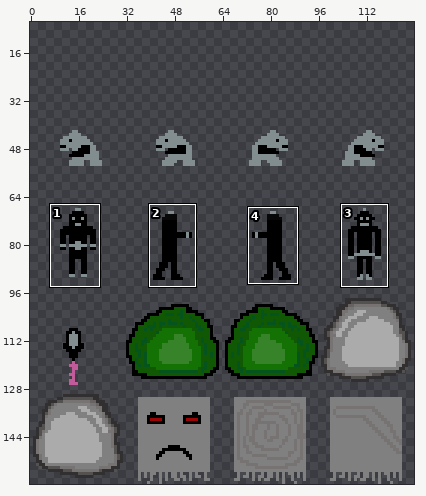
Edited in one commit: sprite sheet (iti2024/tzabala/sprites.png). The first picture is a wide view before the edit; the outline marks the close-up.
Close-up. The starting point:
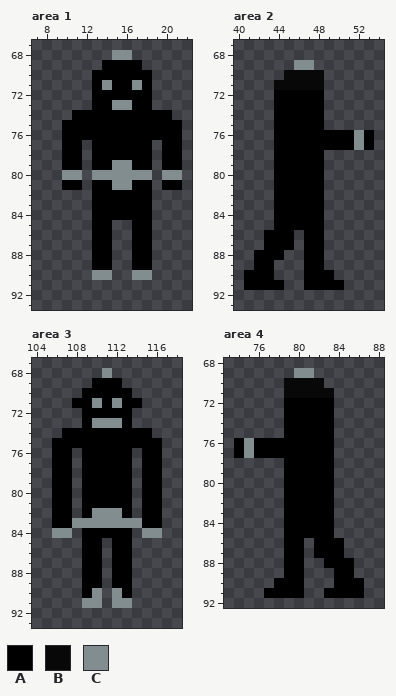
The file is 128x128 pixels. Shown: area 1: x 7..22, y 67..93; area 2: x 40..54, y 67..93; area 3: x 104..118, y 67..93; area 4: x 73..88, y 68..92. The old version is drawn lined up with the new one, on the new canvas. The wide view leaves out empty margins. The commit also changed other parts of the picture, which this record leaves out.
Palette (. is transparent): A #000000  B #080808  C #818d8e
Pixels before, area 1, first column x 10:
68 .....CC.....
69 ....AAAA....
70 ...AAAAAA...
71 ...ACAACA...
72 ...AAAAAA...
73 ...AACCAA...
74 .AAAAAAAAAA.
75 AAAAAAAAAAAA
76 AAAAAAAAAAAA
77 AA.AAAAAA.AA
78 AA.AAAAAA.AA
79 AA.AACCAA.AA
80 CC.CCCCCC.CC
81 AA.AACCAA.AA
82 ...AAAAAA...
83 ...AAAAAA...
84 ...AAAAAA...
85 ...AA..AA...
86 ...AA..AA...
87 ...AA..AA...
88 ...AA..AA...
89 ...AA..AA...
90 ...CC..CC...
Pixels before, area 2, first column x 41:
69 .....CC......
70 ....BBBB.....
71 ...BBBBB.....
72 ...AAAAA.....
73 ...AAAAA.....
74 ...AAAAA.....
75 ...AAAAA.....
76 ...AAAAAAAACA
77 ...AAAAAAAACA
78 ...AAAAA.....
79 ...AAAAA.....
80 ...AAAAA.....
81 ...AAAAA.....
82 ...AAAAA.....
83 ...AAAAA.....
84 ...AAAAA.....
85 ...AAAAA.....
86 ..AAA.AA.....
87 ..AAA.AA.....
88 .AAA..AA.....
89 .AA...AA.....
90 AAA...AAA....
91 AAAA..AAAA...
Pixels before, area 3, first column x 106:
68 .....C.....
69 ....AAA....
70 ...AAAAA...
71 ..AACACAA..
72 ...AAAAA...
73 ...ACCCA...
74 .AAAAAAAAA.
75 AAAAAAAAAAA
76 AA.AAAAA.AA
77 AA.AAAAA.AA
78 AA.AAAAA.AA
79 AA.AAAAA.AA
80 AA.AAAAA.AA
81 AA.AAAAA.AA
82 AA.ACCCA.AA
83 AACCCCCCCAA
84 CC.AAAAA.CC
85 ...AA.AA...
86 ...AA.AA...
87 ...AA.AA...
88 ...AA.AA...
89 ...AA.AA...
90 ...AC.CA...
91 ...CC.CC...
Pixels before, area 4, first column x 74:
69 ......CC.....
70 .....BBBB....
71 .....BBBBB...
72 .....AAAAA...
73 .....AAAAA...
74 .....AAAAA...
75 .....AAAAA...
76 ACAAAAAAAA...
77 ACAAAAAAAA...
78 .....AAAAA...
79 .....AAAAA...
80 .....AAAAA...
81 .....AAAAA...
82 .....AAAAA...
83 .....AAAAA...
84 .....AAAAA...
85 .....AAAAA...
86 .....AA.AAA..
87 .....AA.AAA..
88 .....AA..AAA.
89 .....AA...AA.
90 ....AAA...AAA
91 ...AAAA..AAAA
After the commit:
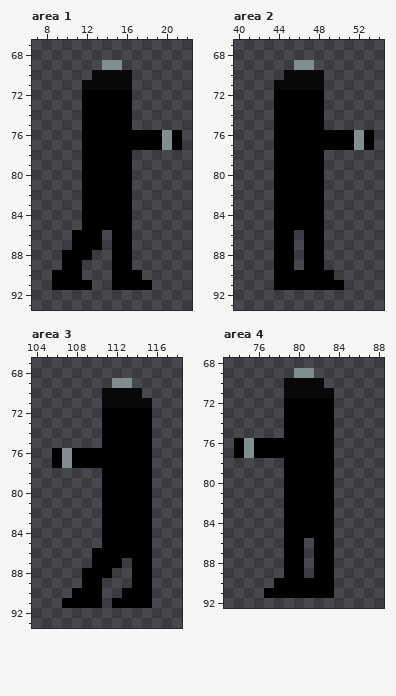
The exact change:
canvas 128x128 -> 128x160, the old top-left corner now at 0,32
Changed rows in their new state; - is an unchanged pixel.
Area 1:
first column x 9:
68 ------..-----
69 -----CC..----
70 ----BBBB..---
71 ---BBBBB..---
72 ---A----..---
73 ---A--AA..---
74 --.-----....-
75 -..-----.....
76 -..--------C-
77 -..A------AC-
78 -..A----..-..
79 -..A--AA..-..
80 -..AAAAA..-..
81 -..A--AA..-..
82 ---A----..---
83 ---A----..---
84 ---A----..---
85 ---A--AA..---
86 --AA-.AA..---
87 --AA-.AA..---
88 -AAA..AA..---
89 -AA-..AA..---
90 AAA-..AAA.---
91 AAAA--AAAA---
Area 2:
first column x 41:
86 --.---
87 --.---
88 -..-A-
89 -..AA-
90 ...AAA
91 ...-AA
Area 3:
first column x 106:
68 -----.-----
69 ----..CC---
70 ---..BBBB--
71 --...BBBBB-
72 ---..---AA-
73 ---..AA-AA-
74 -....------
75 .....-----.
76 -CA-----A-.
77 -CA-----A-.
78 ..-..---A-.
79 ..-..---A-.
80 ..-..---A-.
81 ..-..---A-.
82 ..-..AA-A-.
83 .....AAAA-.
84 ..-..---AA.
85 ---..A--AA-
86 ---.-A--AA-
87 ---.-A-.AA-
88 -----A..AA-
89 ------..AA-
90 --A-A-.-AA-
91 -AAAA-AAAA-
Area 4:
first column x 81:
86 ---.--
87 ---.--
88 -A-..-
89 -AA..-
90 AAA...
91 AA-...
Where, in picture pixels (left, top, right, bottom), the same in both close-ups:
changed: (52, 50, 182, 290)
changed: (244, 230, 304, 290)
changed: (52, 368, 162, 608)
changed: (304, 538, 364, 598)
